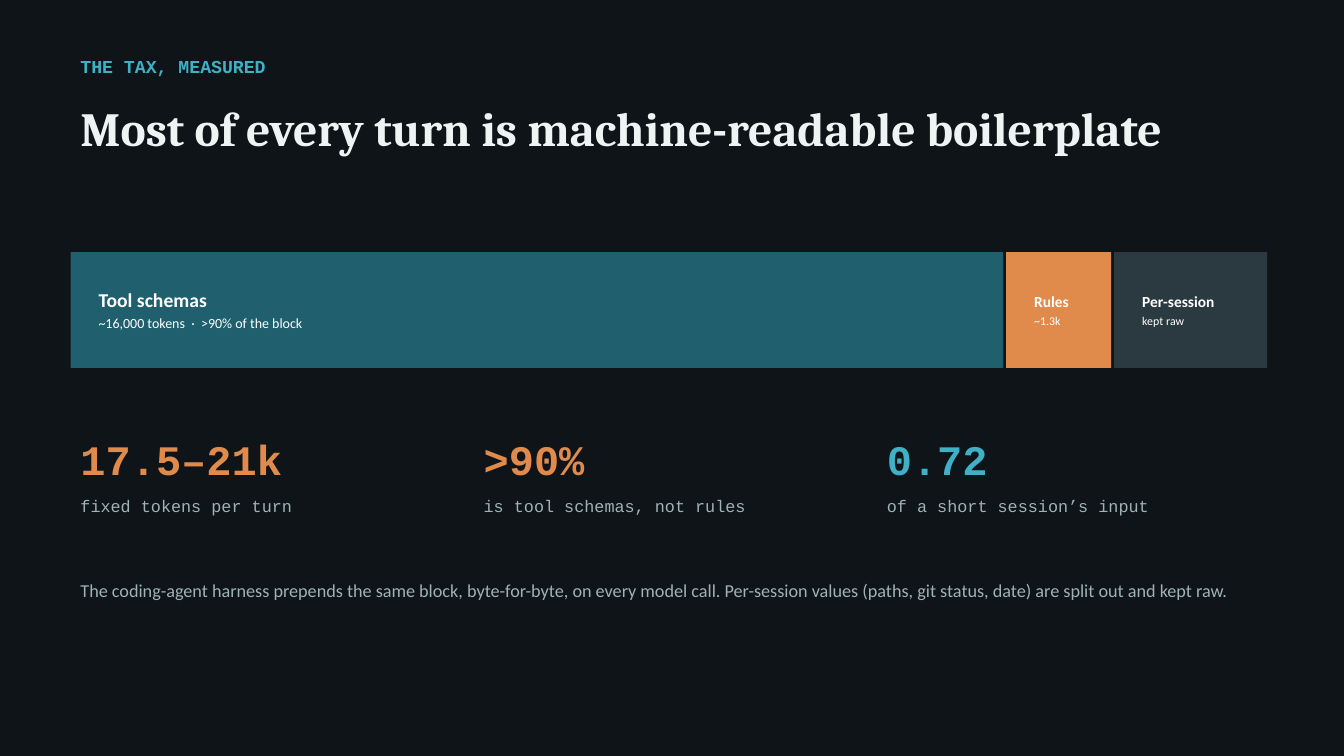
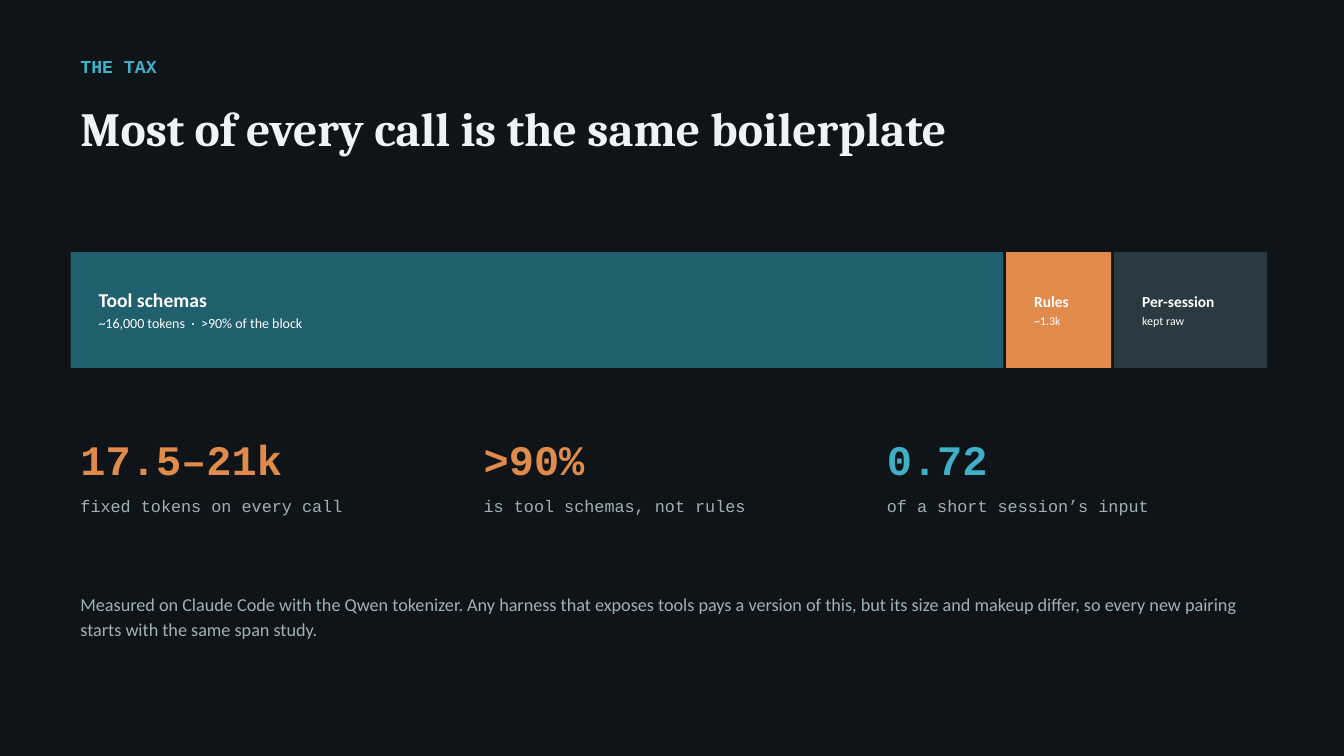
Before and after one commit to arunmenon/gisting-coding-agent, a slide deck: slide 4 of Gisting-CTO-deck.pptx. Drawn at 1344x756 pixels with LibreOffice and Linux fonts; fonts in the diff are those of the drawing. Boxes give left, top, right and bottom in pixels: in the first picture for what was removed or moved away, otherwise in the second. Text is boxed around its words. In the diff, an @@ line names an element or a change of style, - is before the commit and + after.

Commit message:
Deck: reframe gisting as a Lattice cost pillar
Four-lever cost equation (meta-harness, gisting, adaptive routing,
distillation), recipe with a per-pairing span study as step zero,
portable vs per-pairing split, Jetstream PDLC fit (inner loop, outer
loop, memory), ask for a second harness and model pairing. Run-level
corrections and the per-dollar table move to the appendix. HTML and
PowerPoint rebuilt in sync; white paper content unchanged.

```diff
--- a/Gisting-CTO-deck.pptx
+++ b/Gisting-CTO-deck.pptx
@@ text at (80,61,157,73): text changed @@
-THE TAX, MEASURED
+THE TAX
@@ text at (80,112,947,156): text changed @@
-Most of every turn is machine-readable boilerplate
+Most of every call is the same boilerplate
@@ text at (80,500,342,516): text changed @@
-fixed tokens per turn
+fixed tokens on every call
@@ text at (80,598,1236,639): text changed @@
-The coding-agent harness prepends the same block, byte-for-byte, on every model call. Per-session values (paths, git status, date) are split out and kept raw.
+Measured on Claude Code with the Qwen tokenizer. Any harness that exposes tools pays a version of this, but its size and makeup differ, so every new pairing starts with the same span study.
```
Also in this commit, not shown: 6 other slides changed, 8 slides added, 7 slides removed, 4 other files.
